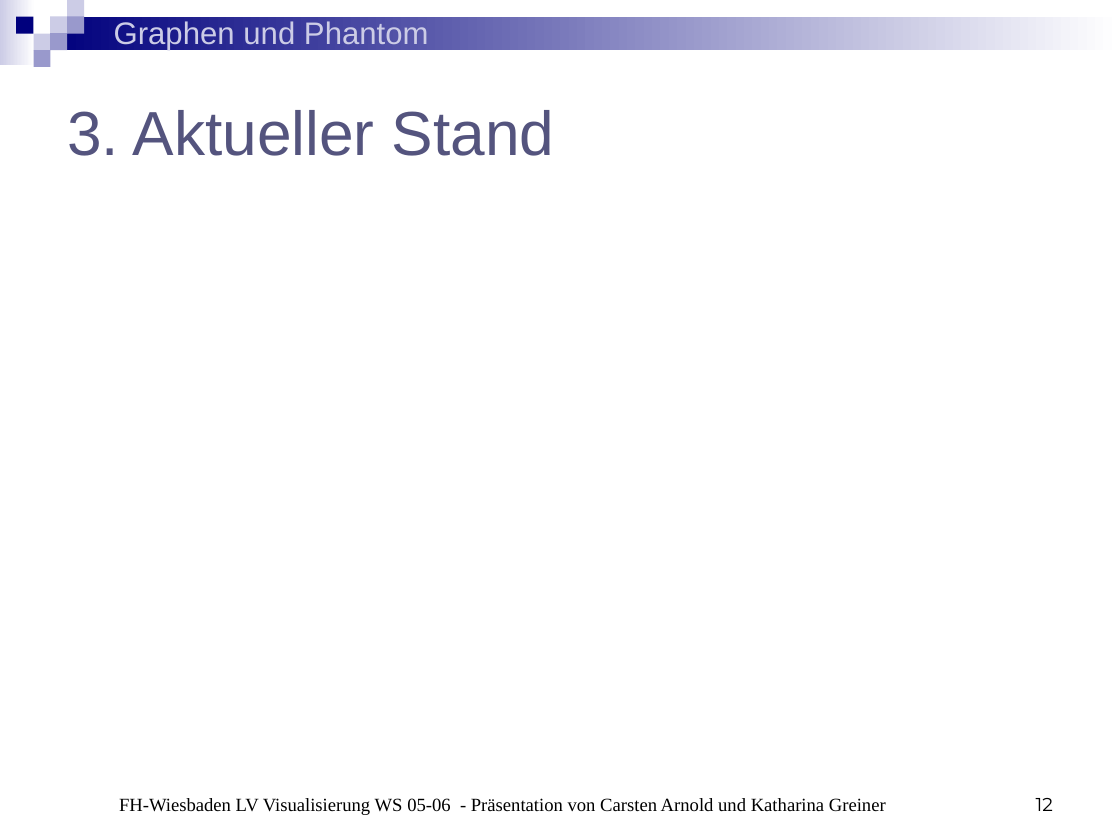
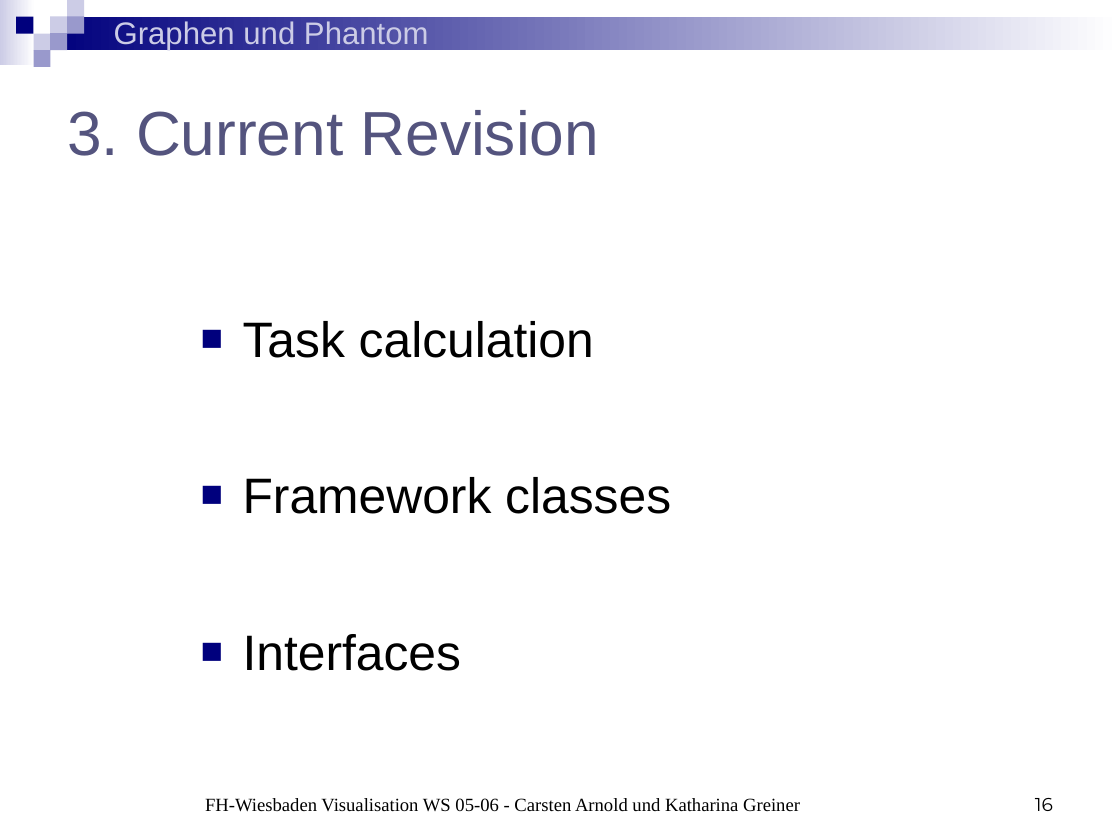
Before and after one commit to BackupTheBerlios/phantom-graphs-svn, a slide deck: slide 16 of trunk/Präsentationen/Präsentation3.ppt (slide 12 before the commit). Drawn at 1120x840 pixels with LibreOffice and Linux fonts; fonts in the diff are those of the drawing. Boxes give left, top, right and bottom in pixels: in the first picture for what was removed or moved away, otherwise in the second. Text is boxed around its words. In the diff, an @@ line names an element or a change of style, - is before the commit and + after.

```diff
--- a/trunk/Präsentationen/Präsentation3.ppt
+++ b/trunk/Präsentationen/Präsentation3.ppt
@@ title at box(67, 110, 599, 156): text changed @@
-3. Aktueller Stand
+3. Current Revision
@@ text added at box(243, 321, 671, 671), 32 pt, text #000000 @@
+■ Task calculation
+■ Framework classes
+■ Interfaces
@@ text at box(205, 798, 800, 812): text changed @@
-FH-Wiesbaden LV Visualisierung WS 05-06 - Präsentation von Carsten Arnold und Katharina Greiner
+FH-Wiesbaden Visualisation WS 05-06 - Carsten Arnold und Katharina Greiner
@@ page number at box(1035, 798, 1053, 811): text changed @@
-12
+16
```
Also in this commit, not shown: 11 other slides changed, 5 slides added, 1 slide removed.
